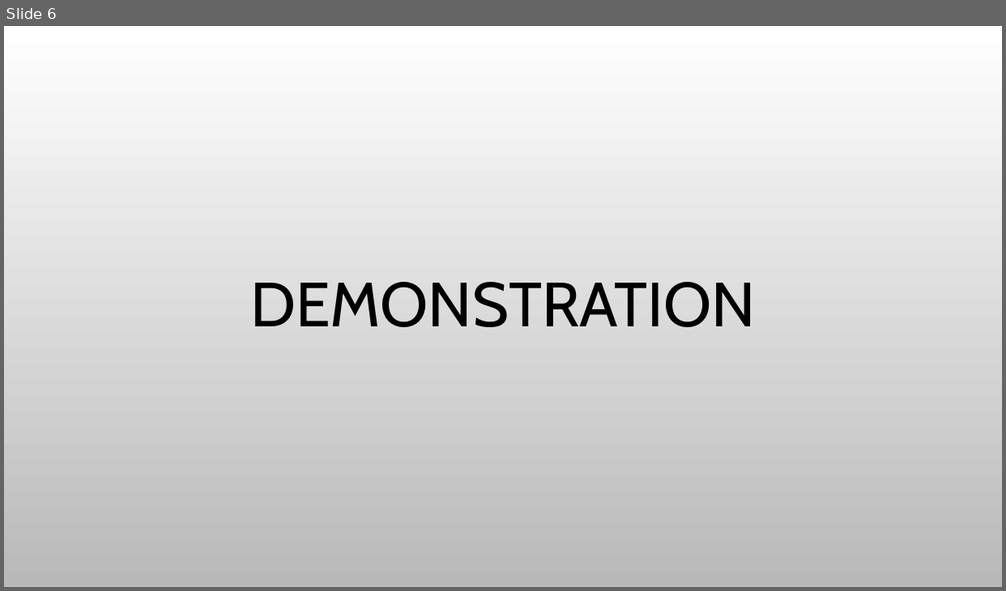
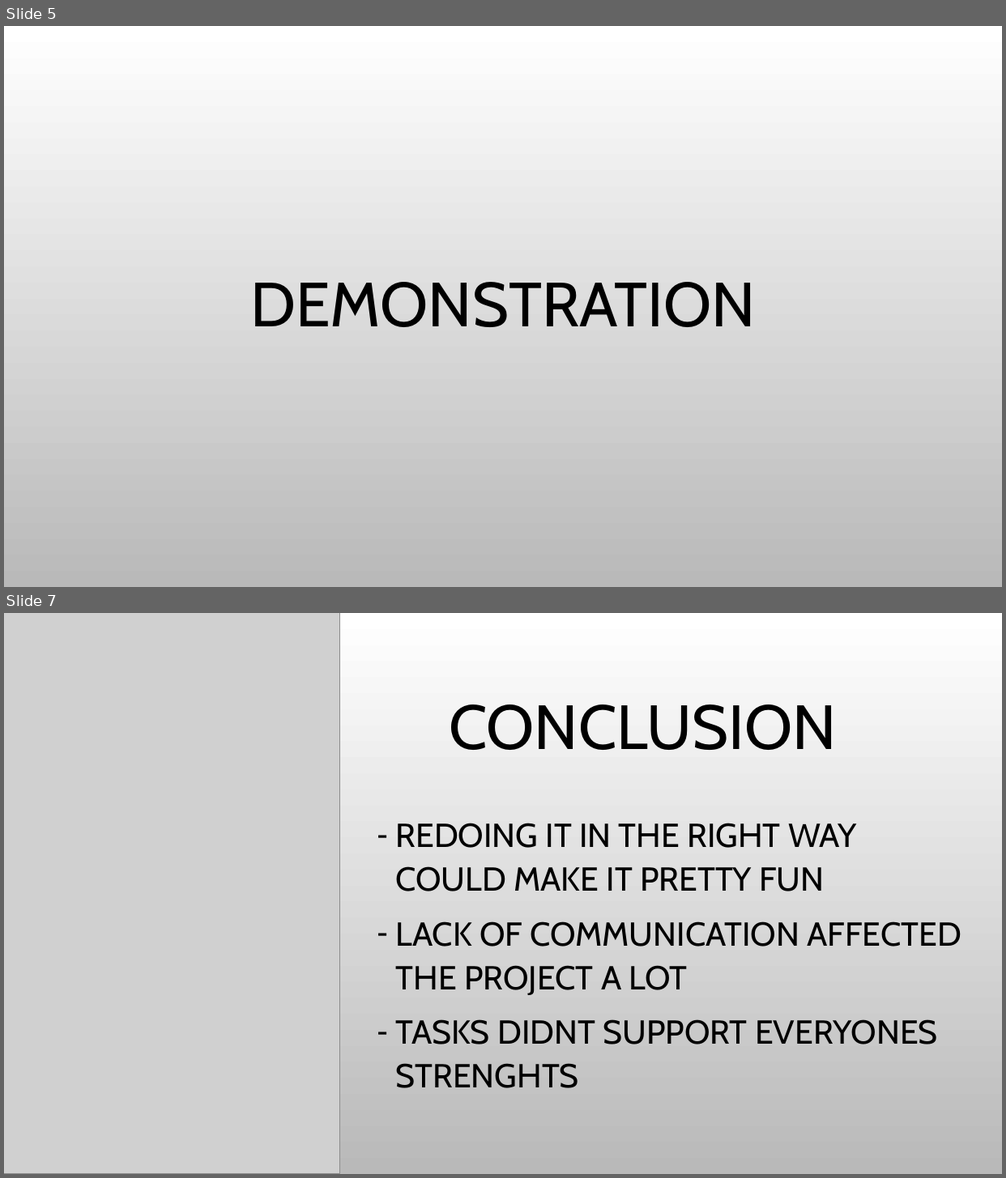
Before and after one commit to JennaAalto/Projekti, a slide deck: SäähänSopivaFinal.pptx. Shown one above the other, each under a label of ours: slide 6 before the commit, slides 5 and 7 after it; the slides between them are not shown. The pictures are 1006x591 and 1006x1178 pixels, drawn with LibreOffice and Linux fonts; fonts in the diff are those of the drawing; grey boxes stand for pictures; background and template pictures are left out. Boxes give left, top, right and bottom in pixels: in the first picture for what was removed or moved away, otherwise in the second. Text is boxed around its words. In the diff, an @@ line names an element or a change of style, - is before the commit and + after.

```diff
--- a/SäähänSopivaFinal.pptx
+++ b/SäähänSopivaFinal.pptx
@@ slide 7 added at <box>4,613,1002,1174</box>, background picture (left out) @@
@@ picture added at <box>4,613,340,1174</box> @@
@@ rectangle added at <box>334,613,340,1174</box>, fill gradient #BBBBBB to #8A8A8A to #B5B5B5 to #D5D5D5 to #E6E6E6 @@
@@ title added at <box>449,705,836,750</box>, 60 pt, text #000000 @@
+CONCLUSION
@@ text added at <box>396,823,961,1088</box>, 32 pt, text #000000 @@
+– REDOING IT IN THE RIGHT WAY COULD MAKE IT PRETTY FUN
+– LACK OF COMMUNICATION AFFECTED THE PROJECT A LOT
+– TASKS DIDNT SUPPORT EVERYONES STRENGHTS
@@ what was slide 6 is now slide 5 @@
```
Also in this commit, not shown: 2 slides changed, 1 slide removed, 3 other files.
